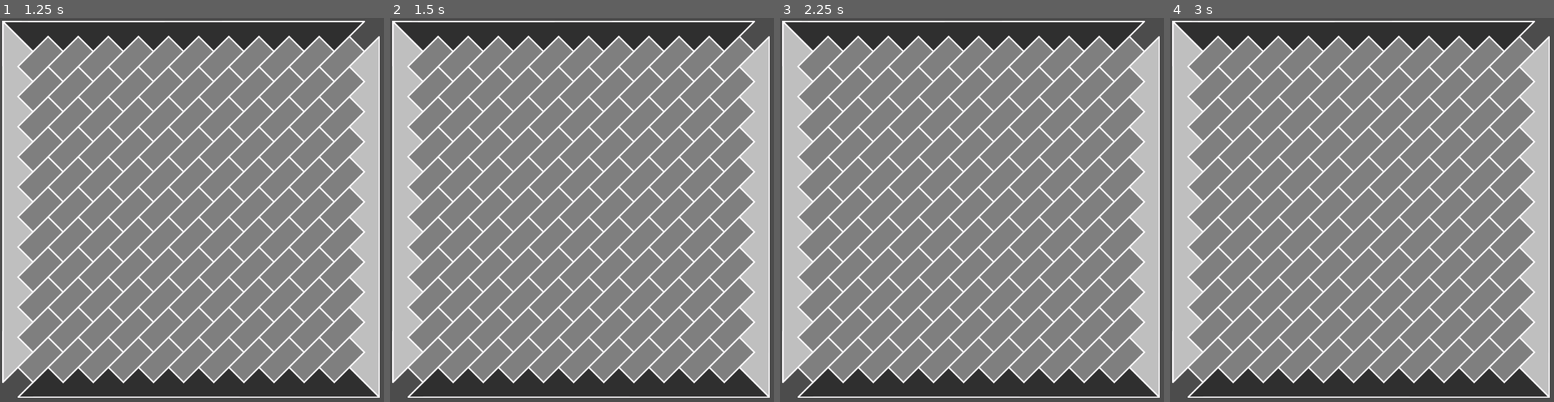
Above: before the commit, frames 1-4 (left to right).
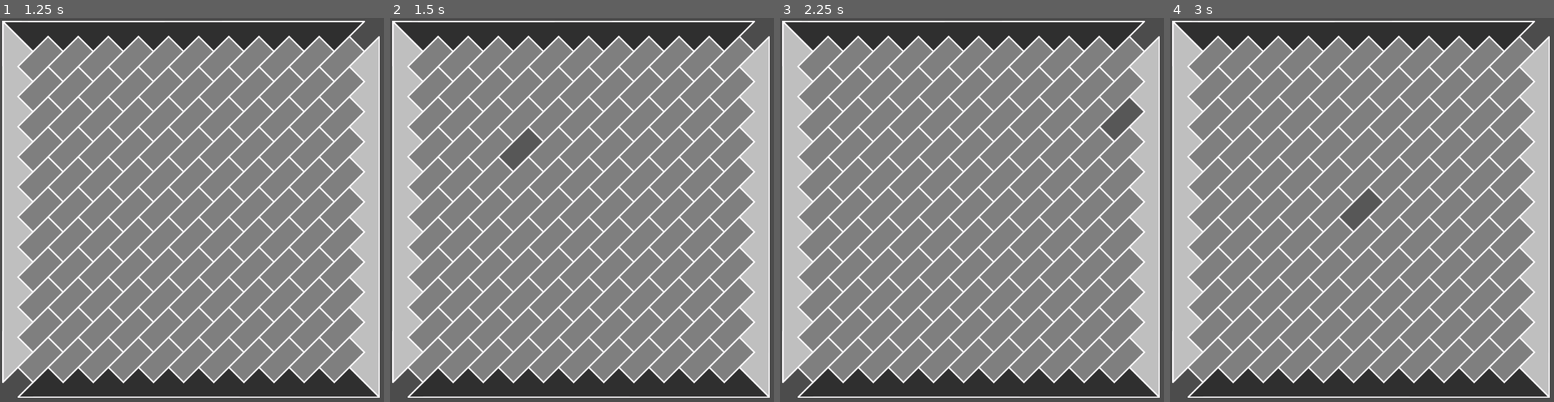
Above: after the commit, the same moments.

Repository: zoth/rec-hex
Game: Godot game, scene res://scenes/root.tscn
The game is run twice, just before and just after one commit, with the same random seed, the same clock (stepped at 60 frames per second) and the same inputs.
Inputs (mouse positions are in pixels of both pictures, inside the frame that each line leads up to):
- Up to frame 1 (1.25 s): tap Enter at 0.5 s; move the mouse to (outside the picture) at 0.52 s; click (outside the picture) at 0.67 s
- Up to frame 2 (1.5 s): tap Space at 1.25 s; drag from (558, 229) to (405, 33) at 1.27 s
- Up to frame 3 (2.25 s): tap Enter at 2 s; move the mouse to (1117, 125) at 2.02 s; click (1117, 125) at 2.17 s
- Up to frame 4 (3 s): tap Space at 2.75 s; drag from (1423, 286) to (1216, 33) at 2.77 s

Frame 1 is identical in both runs. In frame 2, 0.6% of the frame differs, in the area x 28-40%, y 28-40%; in frame 3, 0.5%; in frame 4, 0.5%.

Commit message:
cell hover

Diff:
--- a/scenes/root.tscn
+++ b/scenes/root.tscn
@@ -4,7 +4,7 @@
 [ext_resource path="res://scenes/rec_hex_board.svg" type="Texture" id=2]
 [ext_resource path="res://scripts/board_view.gd" type="Script" id=3]
 
-[node name="root" type="Node" index="0"]
+[node name="root" type="Node"]
 
 [node name="game_view" type="Node2D" parent="." index="0"]
 
--- a/scripts/board_view.gd
+++ b/scripts/board_view.gd
@@ -5,6 +5,7 @@
 const _y_offset = -317
 const _x_step_offset = 54.8
 const _y_step_offset = 54.8
+var player_turn = Utils.DARK_TYPE setget set_player_turn, get_player_turn
 
 func _ready():
 	var cell_scene = preload("res://scenes/cell_view.tscn")
@@ -14,6 +15,14 @@
 			var node = cell_scene.instance()
 			node.move_local_x( _x_offset + ( _x_step_offset * x ) )
 			node.move_local_y( _y_offset + ( _y_step_offset * y ) )
-			node.set_name( Utils.make_cell_name(x, y) )
-			_cells[node.get_name()] = node
+			node.cell_name = Utils.make_cell_name(x, y)
+			node.board = self
+			_cells[node.cell_name] = node
 			add_child(node)
+
+
+func set_player_turn(p):
+	player_turn = p
+
+func get_player_turn():
+	return player_turn
--- a/scripts/cell_view.gd
+++ b/scripts/cell_view.gd
@@ -1,14 +1,48 @@
 extends Area2D
 
-var _name = null setget set_name, get_name
+var cell_name = null setget set_cell_name, get_cell_name
+var _type = Utils.NONE_TYPE setget set_type, get_type
+var _mouse_hover = false
+var board = null setget set_board, get_board
+
+func set_board(b):
+	board = b
+
+func get_board():
+	return board
 
 func _ready():
-	# Called every time the node is added to the scene.
-	# Initialization here
-	pass
+	connect("mouse_entered", self, "on_mouse_entered")
+	connect("mouse_exited", self, "on_mouse_exited")
+	$dark_cell.modulate = Color(1, 1, 1, 0.5)
+	$light_cell.modulate = Color(1, 1, 1, 0.5)
 
-func set_name(n):
-	_name = n
+func on_mouse_entered():
+	_mouse_hover = true
+	if _type == Utils.NONE_TYPE:
+		if get_board().player_turn == Utils.DARK_TYPE:
+			$dark_cell.show()
+		elif get_board().player_turn == Utils.LIGHT_TYPE:
+			$light_cell.show()
 
-func get_name():
-	return _name
+
+func on_mouse_exited():
+	_mouse_hover = false
+	if _type == Utils.NONE_TYPE:
+		$light_cell.hide()
+		$dark_cell.hide()
+
+
+
+
+func set_cell_name(n):
+	cell_name = n
+
+func get_cell_name():
+	return cell_name
+
+func set_type(t):
+	_type = t
+
+func get_type():
+	return _type
--- a/scripts/utils.gd
+++ b/scripts/utils.gd
@@ -2,7 +2,8 @@
 
 
 var _cell_name_format = "x_%d_y_%d"
-var board_size = 11
+const board_size = 11
+enum {DARK_TYPE, LIGHT_TYPE, NONE_TYPE}
 
 func make_cell_name(x, y):
 	return _cell_name_format % [x,y]
